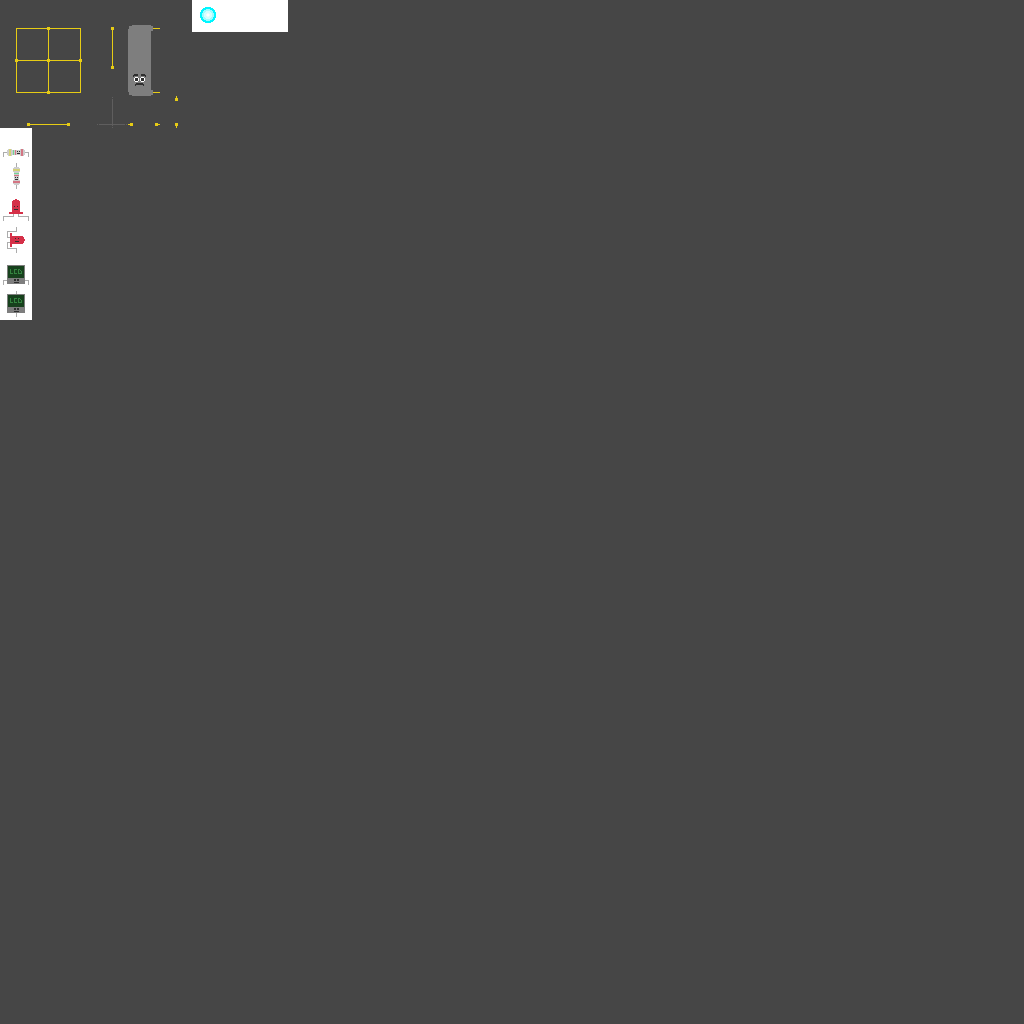
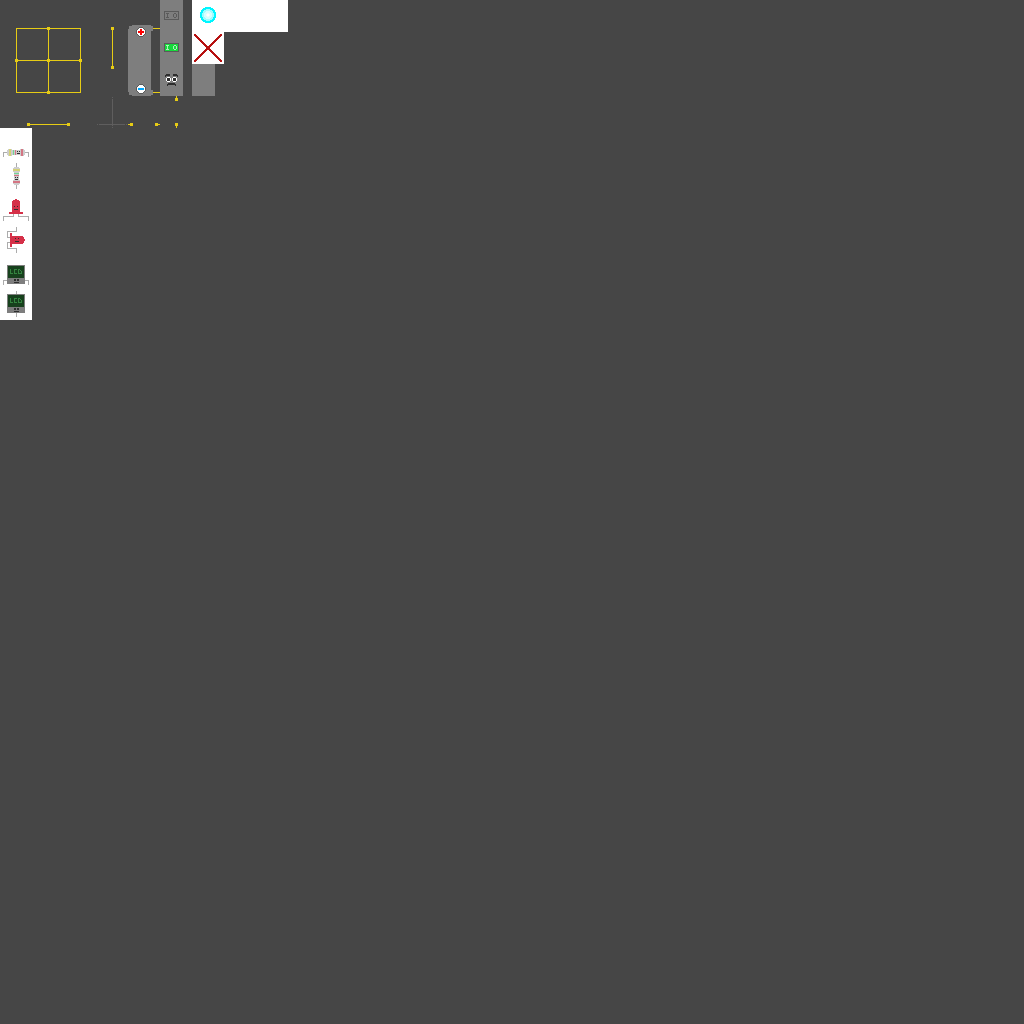
Layered file, before and after one edit (1024 × 1024). Changes by layer:
painted on "Layer" over [left=133, top=0, right=215, bottom=96]
painted on "Background" over [left=192, top=32, right=224, bottom=64]
